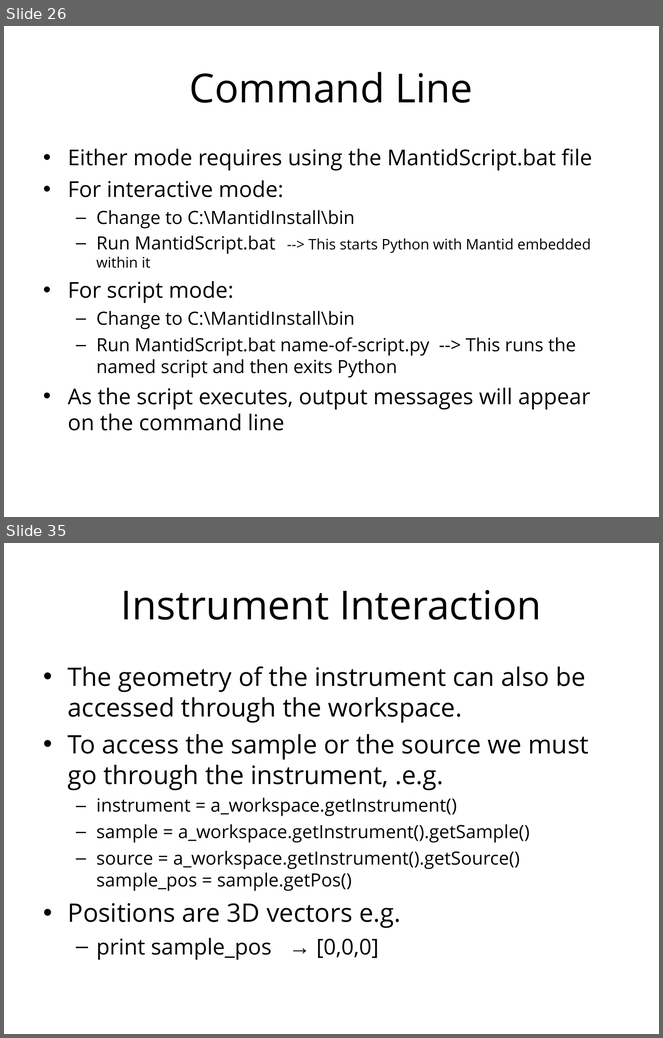
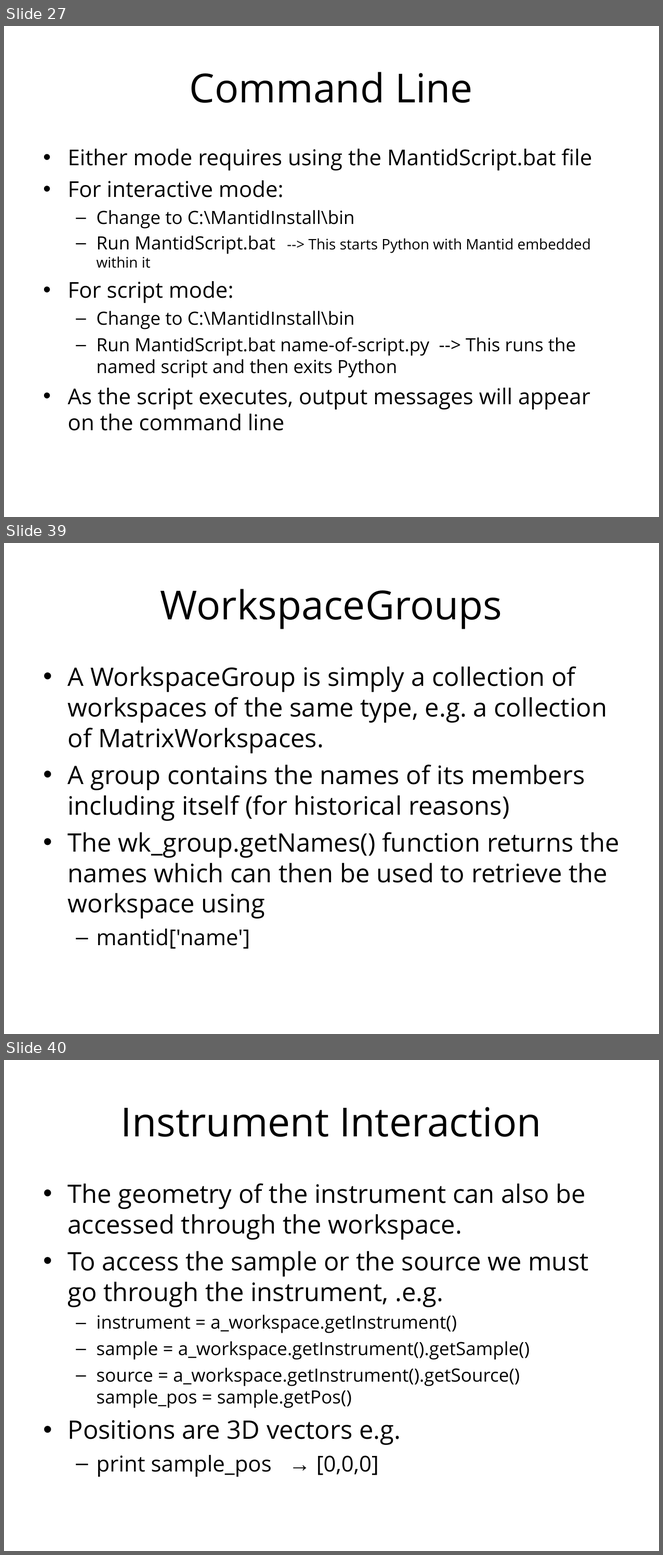
Before and after one commit to mantidproject/documents, a slide deck: Presentations/Python training course/Python in Mantid.ppt. Shown one above the other, each under a label of ours: slides 26 and 35 before the commit, slides 27, 39 and 40 after it; the slides between them are not shown. The pictures are 663x1038 and 663x1555 pixels, drawn with LibreOffice and Linux fonts; fonts in the diff are those of the drawing; background and template pictures are left out. Boxes give left, top, right and bottom in pixels: in the first picture for what was removed or moved away, otherwise in the second. Text is boxed around its words. In the diff, an @@ line names an element or a change of style, - is before the commit and + after.

Commit message:
Update Python in Mantid training.

```diff
--- a/Presentations/Python training course/Python in Mantid.ppt
+++ b/Presentations/Python training course/Python in Mantid.ppt
@@ slide 39 added at [4, 543, 659, 1034], background #FFFFFF @@
@@ title added at [161, 589, 503, 629], 44 pt, text #000000 @@
+WorkspaceGroups
@@ text added at [68, 666, 620, 949], 28 pt, text #000000 @@
+• A WorkspaceGroup is simply a collection of workspaces of the same type, e.g. a collection of MatrixWorkspaces.
+• A group contains the names of its members including itself (for historical reasons)
+• The wk_group.getNames() function returns the names which can then be used to retrieve the workspace using
+  – mantid['name']
@@ what was slide 26 is now slide 27 @@
@@ what was slide 35 is now slide 40 @@
```
Also in this commit, not shown: 9 slides changed, 5 other slides added, 1 slide removed.
